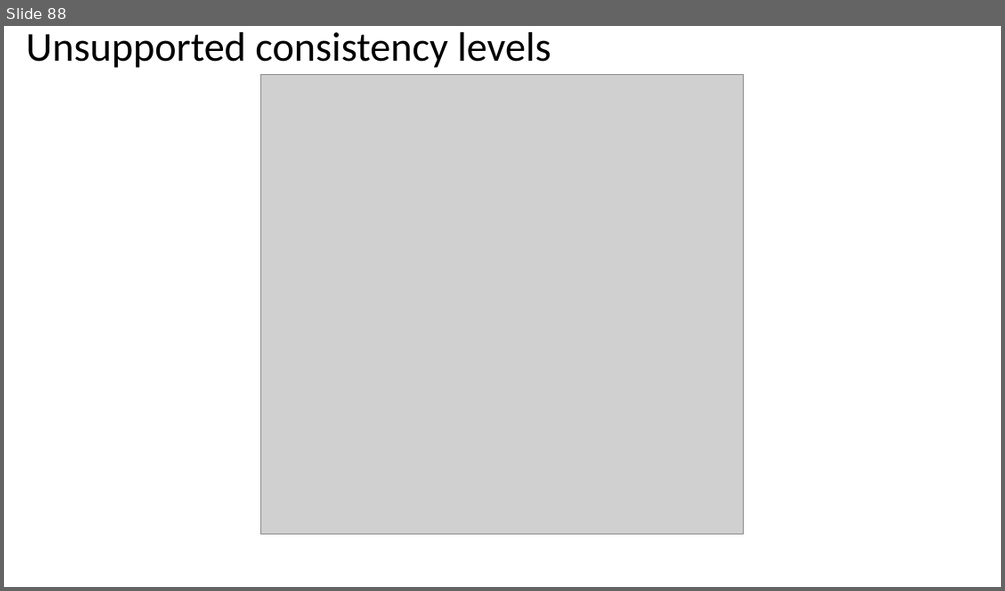
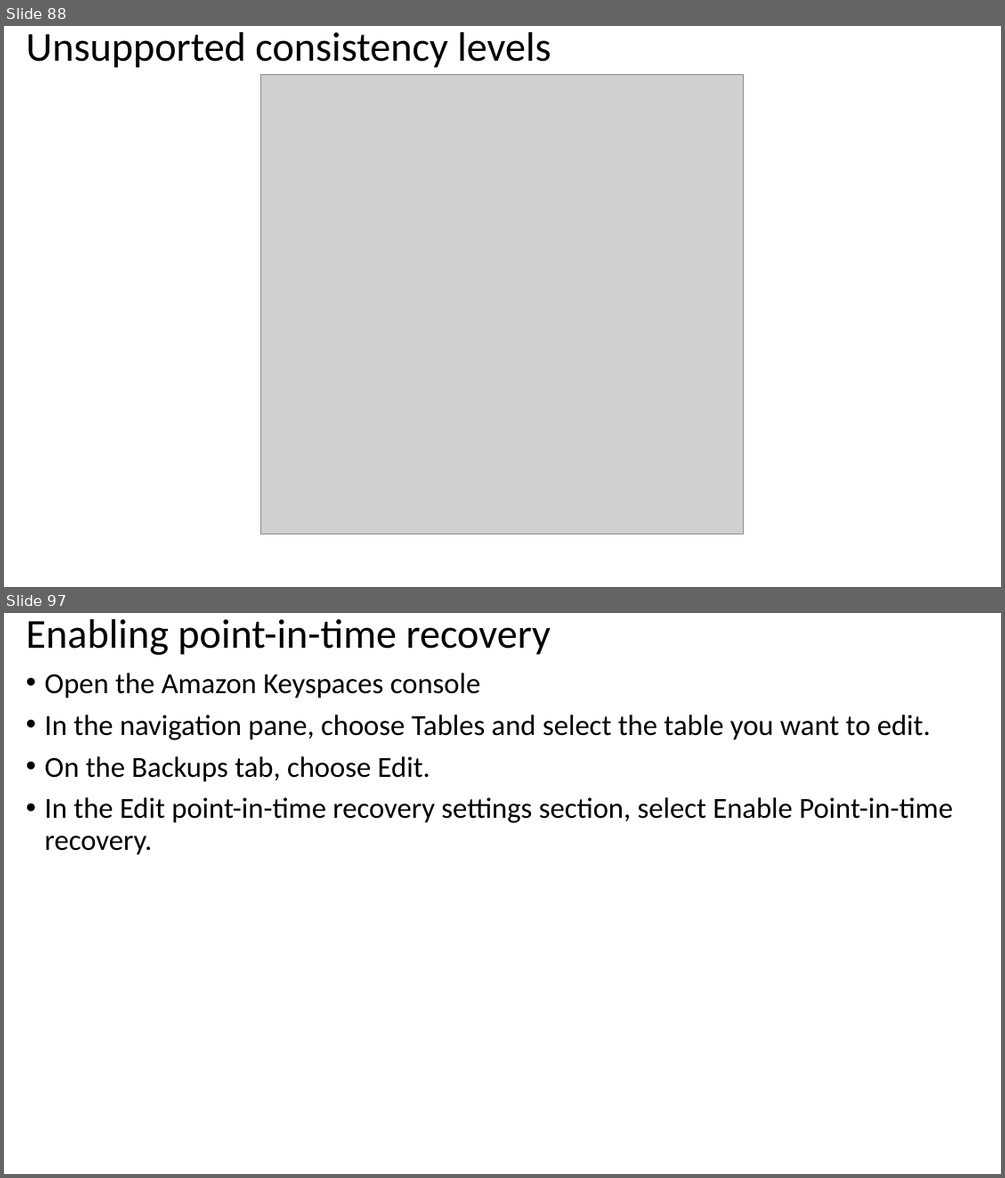
Before and after one commit to atingupta2005/nosql-databases-aws-azure-oct-23, a slide deck: PPTs/3-AWS-Keyspaces.pptx. Shown one above the other, each under a label of ours: slide 88 before the commit, slides 88 and 97 after it; the slides between them are not shown. The pictures are 1005x591 and 1005x1178 pixels, drawn with LibreOffice and Linux fonts; fonts in the diff are those of the drawing; grey boxes stand for pictures. Boxes give left, top, right and bottom in pixels: in the first picture for what was removed or moved away, otherwise in the second. Text is boxed around its words. In the diff, an @@ line names an element or a change of style, - is before the commit and + after.

```diff
--- a/PPTs/3-AWS-Keyspaces.pptx
+++ b/PPTs/3-AWS-Keyspaces.pptx
@@ slide 97 added at [4, 613, 1001, 1174], background #FFFFFF @@
@@ title added at [26, 619, 550, 655], 39.6 pt, text #000000 @@
+Enabling point-in-time recovery
@@ text added at [45, 673, 953, 855], 28 pt, text #000000 @@
+• Open the Amazon Keyspaces console
+• In the navigation pane, choose Tables and select the table you want to edit.
+• On the Backups tab, choose Edit.
+• In the Edit point-in-time recovery settings section, select Enable Point-in-time recovery.
```
Also in this commit, not shown: 42 other slides added, 29 slides removed, 26 other files.
